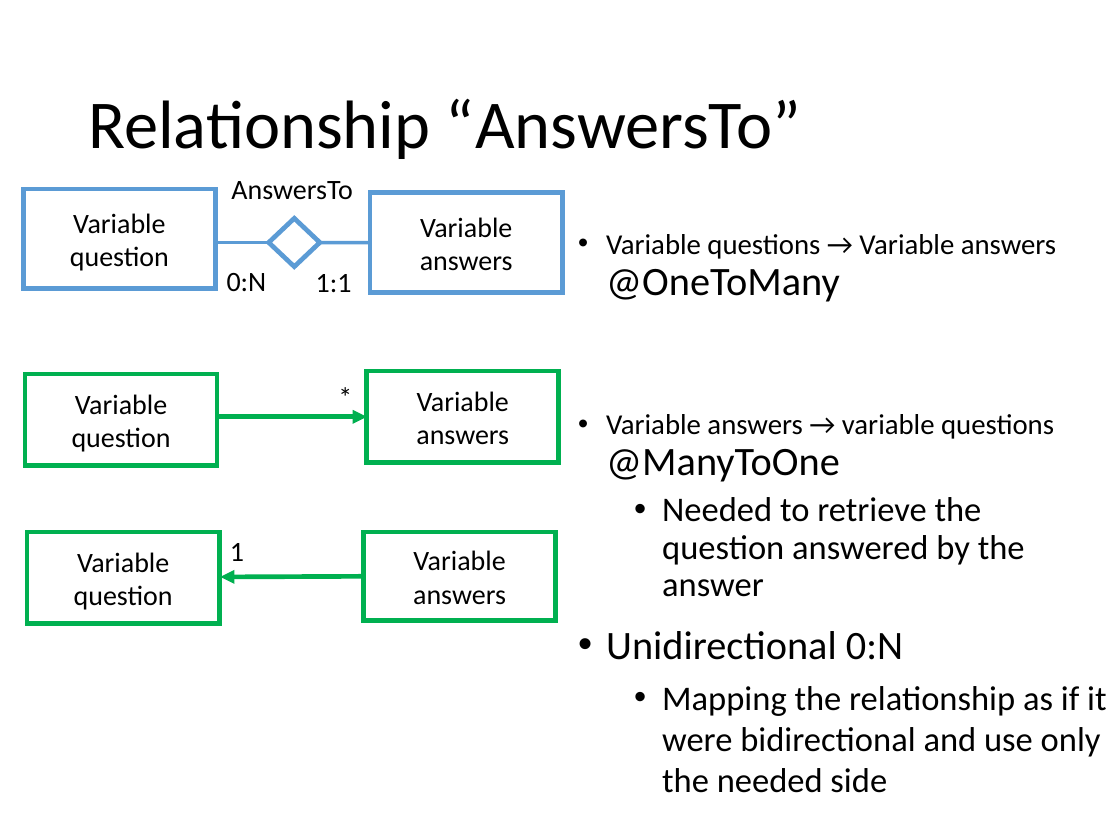
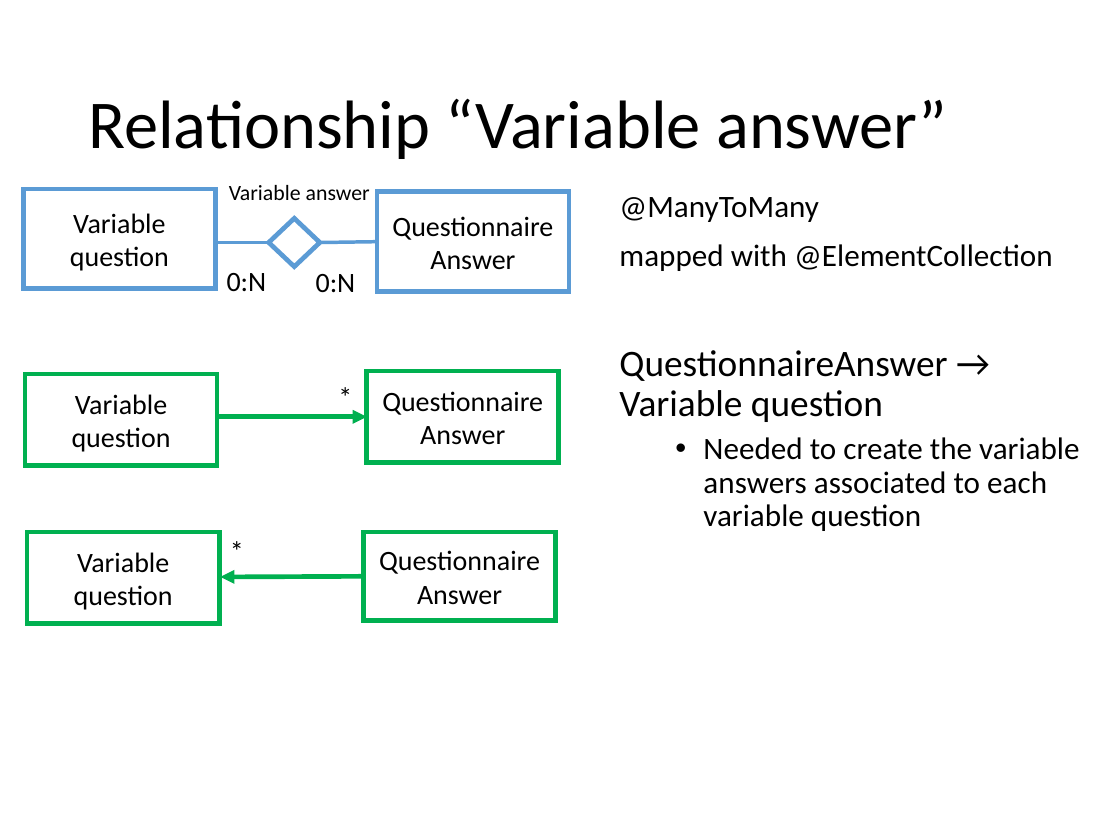
Before and after one commit to riccardo-nannini/Gamified-Marketing-Application, a slide deck: slide 15 of DD.pptx (slide 16 before the commit). Drawn at 1120x840 pixels with LibreOffice and Linux fonts; fonts in the diff are those of the drawing. Boxes give left, top, right and bottom in pixels: in the first picture for what was removed or moved away, otherwise in the second. Text is boxed around its words. In the diff, an @@ line names an element or a change of style, - is before the commit and + after.

Commit message:
Update DD, fixed entities relationships and various fixes

```diff
--- a/DD.pptx
+++ b/DD.pptx
@@ title at [88,98,947,159]: text changed @@
-Relationship “AnswersTo”
+Relationship “Variable answer”
@@ text at [229,185,370,200]: text changed; size 18 to 14 pt @@
-AnswersTo
+Variable answer
@@ rectangle "Questionnaire": place and size @@
-rectangle "Questionnaire" at [371,193,563,292]
+rectangle "Questionnaire" at [377,192,570,291]
@@ text at [619,197,1079,531]: text changed; size 22.2 to 20 pt @@
-• Variable questions → Variable answers
-  @OneToMany
-• Variable answers → variable questions
-  @ManyToOne
-  • Needed to retrieve the question answered by the answer
-• Unidirectional 0:N
-  • Mapping the relationship as if it were bidirectional and use only the needed side
+@ManyToMany
+mapped with @ElementCollection
+QuestionnaireAnswer → Variable question
+  • Needed to create the variable answers associated to each variable question
@@ text in rectangle at [392,216,553,270]: text changed @@
-Variable answers
+Questionnaire
+Answer
@@ line moved from (371, 243) - (320, 243) to (377, 242) - (320, 243) @@
@@ text at [316,274,356,293]: text changed @@
-1:1
+0:N
@@ text in rectangle at [382,391,543,445]: text changed @@
-Variable answers
+Questionnaire
+Answer
@@ text at [230,543,244,561]: text changed @@
-1
+*
@@ text in rectangle at [379,550,540,605]: text changed @@
-Variable answers
+Questionnaire
+Answer
```
Also in this commit, not shown: 7 other slides changed, 4 slides added, 2 slides removed, 14 other files.
